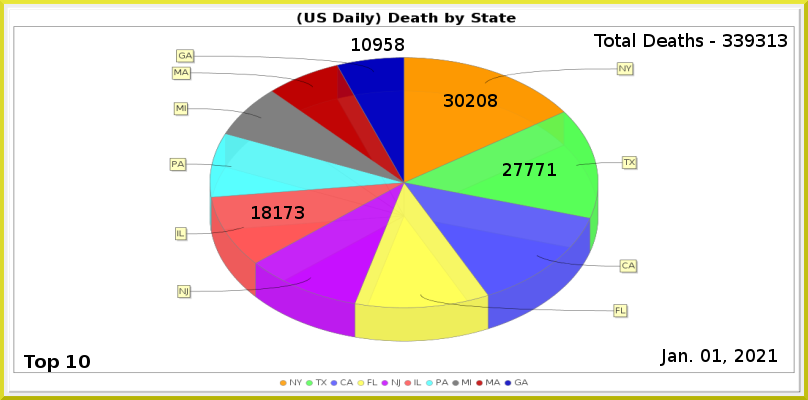
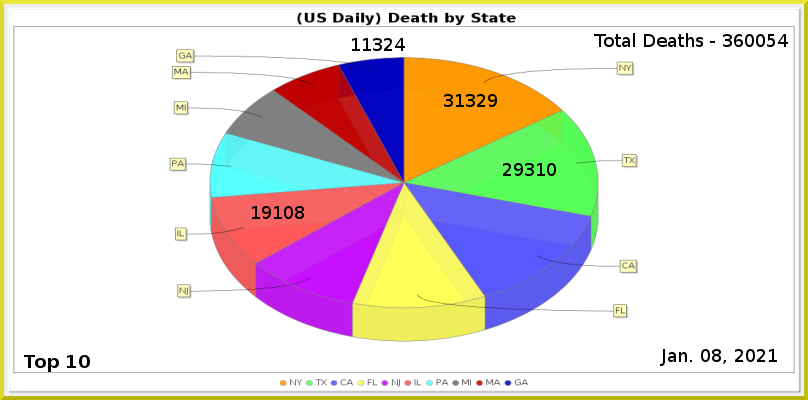
Before/after of a w=808, h=400 layered artwork. What changed in the layer stack:
painted on "Least" over <box>362,38,405,51</box>
painted on "6" over <box>262,206,304,219</box>
painted on "2" over <box>514,163,556,176</box>
painted on "1" over <box>455,94,497,107</box>
renamed "Total Deaths - 339313" to "Total Deaths - 360054", painted on it over <box>734,34,788,47</box>
painted on "Current Date" over <box>712,349,721,362</box>
painted on "Death_by_State.png" over <box>169,49,638,342</box>
